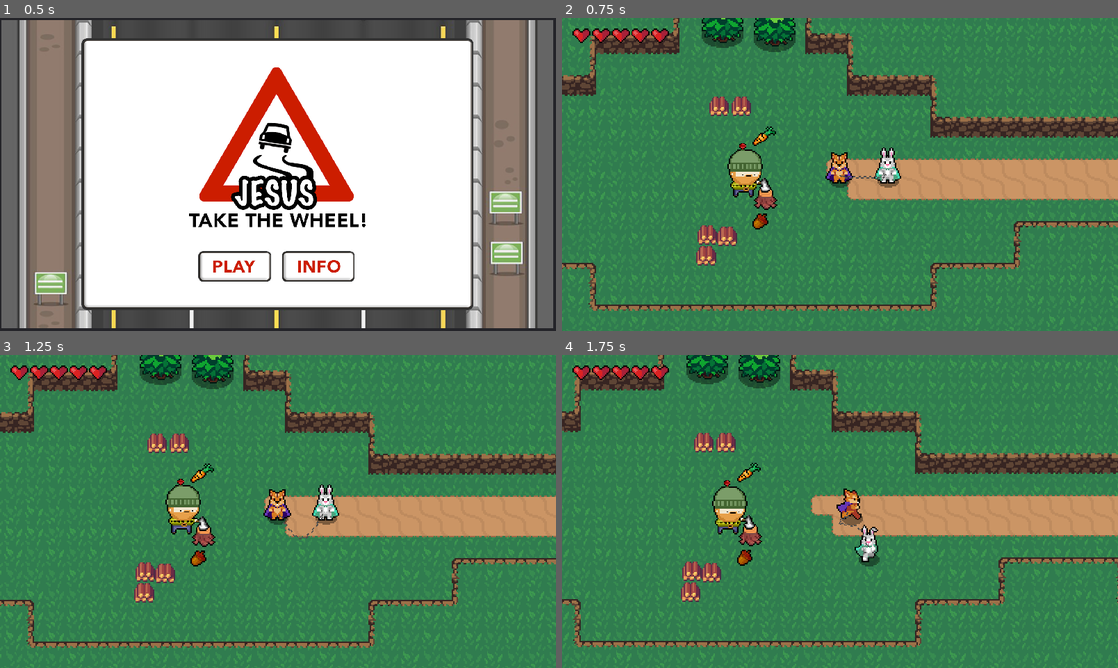
Above: before the commit, frames 1-4 (two rows, left to right).
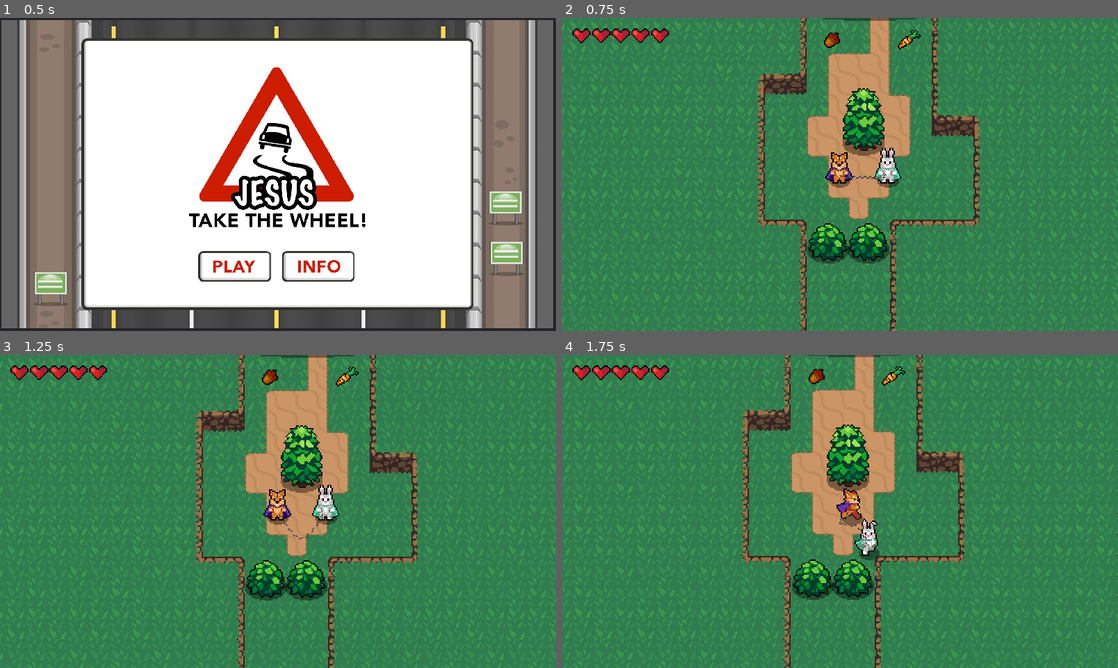
Above: after the commit, the same moments.

Repository: CaelRowley/gmtk-game-jam-2021
Game: Godot game, scene res://MainMenu.tscn
The game is run twice, just before and just after one commit, with the same random seed, the same clock (stepped at 60 frames per second) and the same inputs.
Inputs (mouse positions are in pixels of both pictures, inside the frame that each line leads up to):
- Up to frame 1 (0.5 s): no input
- Up to frame 2 (0.75 s): click (795, 268) at 0.5 s
- Up to frame 3 (1.25 s): no input
- Up to frame 4 (1.75 s): hold D (ui_right) from 1.28 s (still down); hold Down (player2_down) from 1.28 s (still down)

Frame 1 is identical in both runs. In frame 2, 32% of the frame differs, in the area x 0-100%, y 0-100%; in frame 3, 32%; in frame 4, 32%.

Commit message:
feat: endgame text

Diff:
--- a/src/Level1.tscn
+++ b/src/Level1.tscn
@@ -530,7 +530,7 @@
 position = Vector2( 177, 253 )
 
 [node name="JoinedPlayers" parent="YSort" instance=ExtResource( 7 )]
-position = Vector2( 314.75, -1824.5 )
+position = Vector2( 249.75, 160.5 )
 
 [node name="Level1" type="YSort" parent="YSort"]
 
@@ -807,13 +807,13 @@
 position = Vector2( 846.75, -2022.5 )
 
 [node name="Bush4" parent="YSort/Level7" instance=ExtResource( 8 )]
-position = Vector2( 755.75, -2060.5 )
+position = Vector2( 754.75, -2100.5 )
 
 [node name="Bunny2" parent="YSort/Level7" instance=ExtResource( 23 )]
 position = Vector2( 679.75, -1999.5 )
 
 [node name="Bunny3" parent="YSort/Level7" instance=ExtResource( 20 )]
-position = Vector2( 826.75, -2006.5 )
+position = Vector2( 817.75, -2027.5 )
 
 [node name="Bunny4" parent="YSort/Level7" instance=ExtResource( 22 )]
 position = Vector2( 864.75, -1979.5 )
@@ -822,10 +822,10 @@
 position = Vector2( 837.75, -1939.5 )
 
 [node name="Chipmunk3" parent="YSort/Level7" instance=ExtResource( 19 )]
-position = Vector2( 724.75, -2060.5 )
+position = Vector2( 682.75, -2051.5 )
 
 [node name="Chipmunk4" parent="YSort/Level7" instance=ExtResource( 18 )]
-position = Vector2( 814.75, -2054.5 )
+position = Vector2( 850.75, -2009.5 )
 
 [node name="Endgame" parent="YSort/Level7" instance=ExtResource( 24 )]
 position = Vector2( 760.75, -2057.5 )
@@ -845,6 +845,21 @@
 stream = ExtResource( 4 )
 volume_db = -12.0
 autoplay = true
+
+[node name="TextEdit" type="TextEdit" parent="."]
+anchor_top = -0.565
+anchor_bottom = 0.115
+margin_left = 870.75
+margin_top = -1833.5
+margin_right = 1132.75
+margin_bottom = -1779.5
+rect_scale = Vector2( 0.5, 0.5 )
+text = "And the critters lived happily ever after
+for days and days
+"
+__meta__ = {
+"_edit_use_anchors_": false
+}
 
 [editable path="YSort/Level1/Barrier"]
 [editable path="YSort/Level2/Barrier"]
